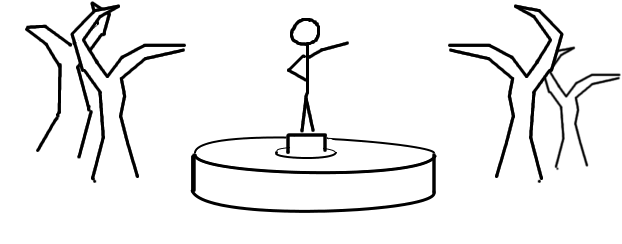
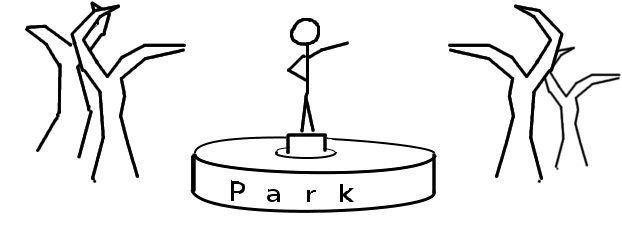
Before/after of a 622 x 244 layered artwork. What changed in the layer stack:
added layer "Park" above "Eingefügte Ebene#1" over <box>231,180,354,202</box>
